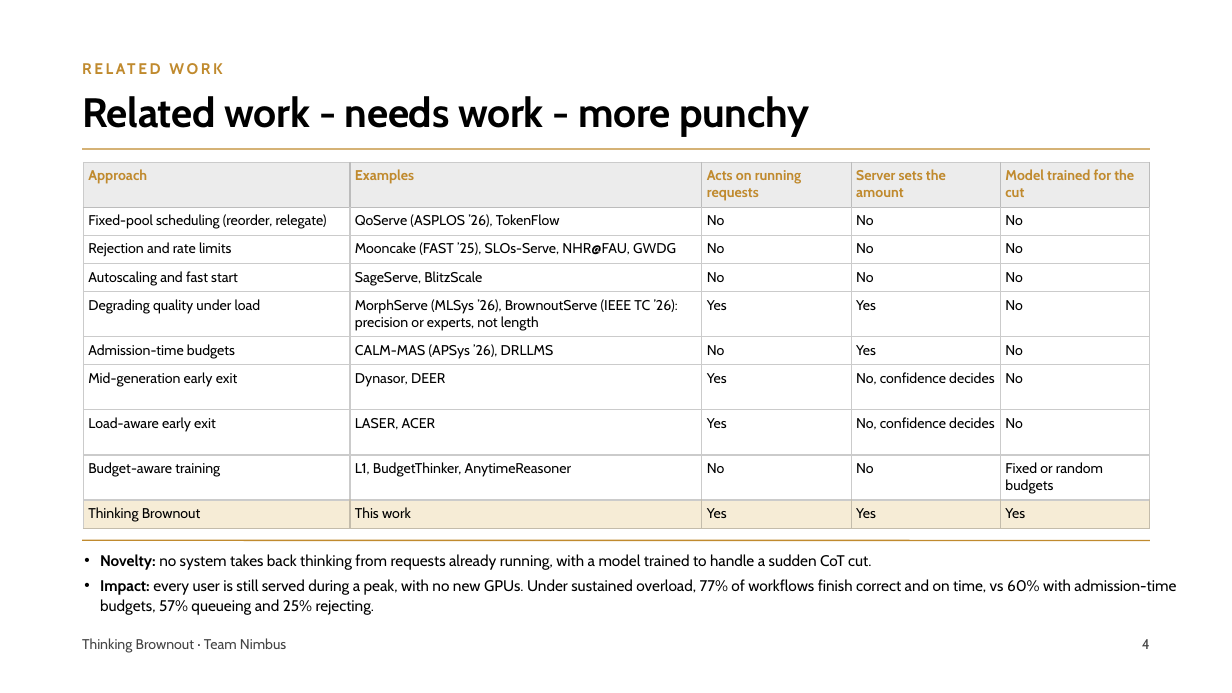
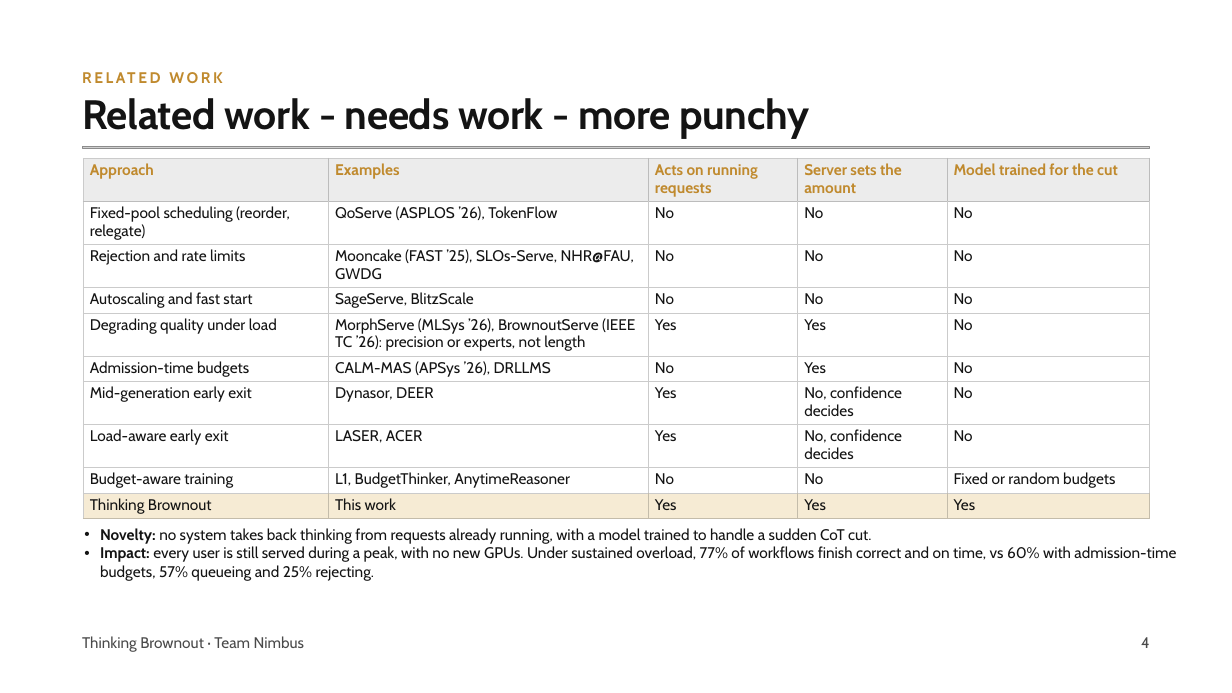
Before and after one commit to pyangyu/team1_nimbus_copy, a slide deck: slide 4 of Symposium Slides.pptx. Drawn at 1232x693 pixels with LibreOffice and Linux fonts; fonts in the diff are those of the drawing; grey boxes stand for pictures. Boxes give left, top, right and bottom in pixels: in the first picture for what was removed or moved away, otherwise in the second. Text is boxed around its words. In the diff, an @@ line names an element or a change of style, - is before the commit and + after.

```diff
--- a/Symposium Slides.pptx
+++ b/Symposium Slides.pptx
@@ text "RELATED WORK": place and size @@
-text "RELATED WORK" at <box>82,56,1182,80</box>
+text "RELATED WORK" at <box>82,67,1182,89</box>
@@ text "RELATED WORK" at <box>82,67,1182,89</box>: line spacing 16.8pt to 15.6pt @@
@@ title "Related work - needs work ..." at <box>82,98,809,139</box>: text colour #000000 to #141414 @@
@@ line removed from (82, 149) to (1150, 149) @@
@@ picture added at <box>82,147,1151,148</box> @@
@@ table at <box>83,158,1150,518</box> @@
@@ fill #F6ECD6 to #F6EBD4 in row 10 @@
@@ size 11 to 12 pt @@
@@ text colour #000000 to #141414 in "Fixed-pool scheduling (reorder, relegate)", "QoServe (ASPLOS ’26), TokenFlow", "No", "No" and 41 more places @@
@@ line spacing 13.2pt to 13.8pt @@
@@ borders changed @@
@@ table: place and size @@
-table at <box>83,163,1152,529</box>
+table at <box>83,158,1150,518</box>
@@ text "Novelty: no system takes back ...": place and size @@
-text "Novelty: no system takes back ..." at <box>100,554,1176,615</box>
+text "Novelty: no system takes back ..." at <box>100,528,1176,581</box>
@@ text "Novelty: no system takes back ..." at <box>100,528,1176,581</box>: text colour #000000 to #141414; line spacing 16.2pt to 14.4pt; less space between paragraphs @@
@@ line removed from (82, 541) to (1150, 541) @@
@@ text "Thinking Brownout · Team Nimbus" at <box>82,636,304,652</box>: size 11 to 12 pt, text colour #444444 to #4A4A4A; line spacing 15.4pt to 15.6pt @@
@@ text "4" at <box>1141,637,1150,648</box>: size 11 to 12 pt, text colour #444444 to #4A4A4A; line spacing 15.4pt to 15.6pt @@
```
Also in this commit, not shown: 7 other slides changed, 3 slides added, 1 slide removed.
